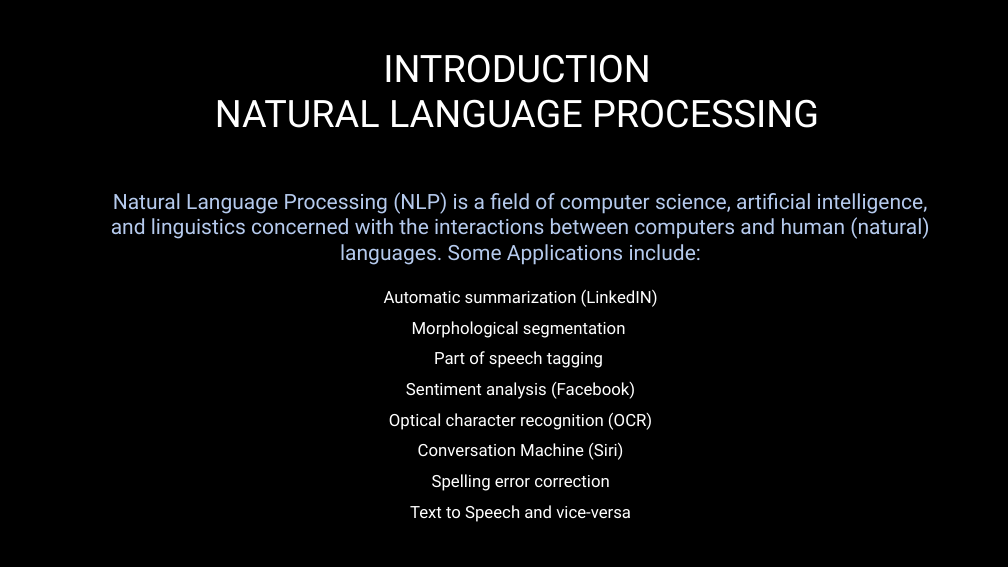
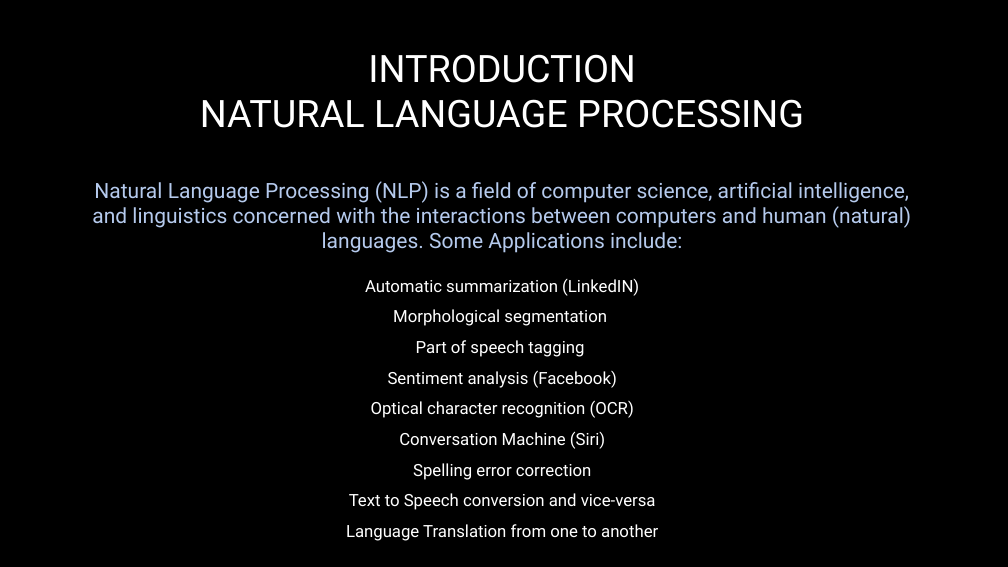
Before and after one commit to Tushar-Naik/NLP, a slide deck: slide 2 of Integrated Text Editor New.pptx. Drawn at 1008x567 pixels with LibreOffice and Linux fonts; fonts in the diff are those of the drawing; background and template pictures are left out. Boxes give left, top, right and bottom in pixels: in the first picture for what was removed or moved away, otherwise in the second. Text is boxed around its words. In the diff, an @@ line names an element or a change of style, - is before the commit and + after.

```diff
--- a/Integrated Text Editor New.pptx
+++ b/Integrated Text Editor New.pptx
@@ title "INTRODUCTION NATURAL LANGUAGE PROCESSING": place and size @@
-title "INTRODUCTION NATURAL LANGUAGE PROCESSING" at box(215, 54, 819, 128)
+title "INTRODUCTION NATURAL LANGUAGE PROCESSING" at box(200, 54, 804, 128)
@@ text "Natural Language Processing (NLP) is ...": place and size @@
-text "Natural Language Processing (NLP) is ..." at box(111, 192, 929, 522)
+text "Natural Language Processing (NLP) is ..." at box(92, 181, 911, 541)
@@ text at box(346, 493, 658, 541): text changed @@
-Text to Speech and vice-versa
+Text to Speech conversion and vice-versa
+Language Translation from one to another
```
Also in this commit, not shown: 3 other slides changed, 3 slides added, 8 other files.
